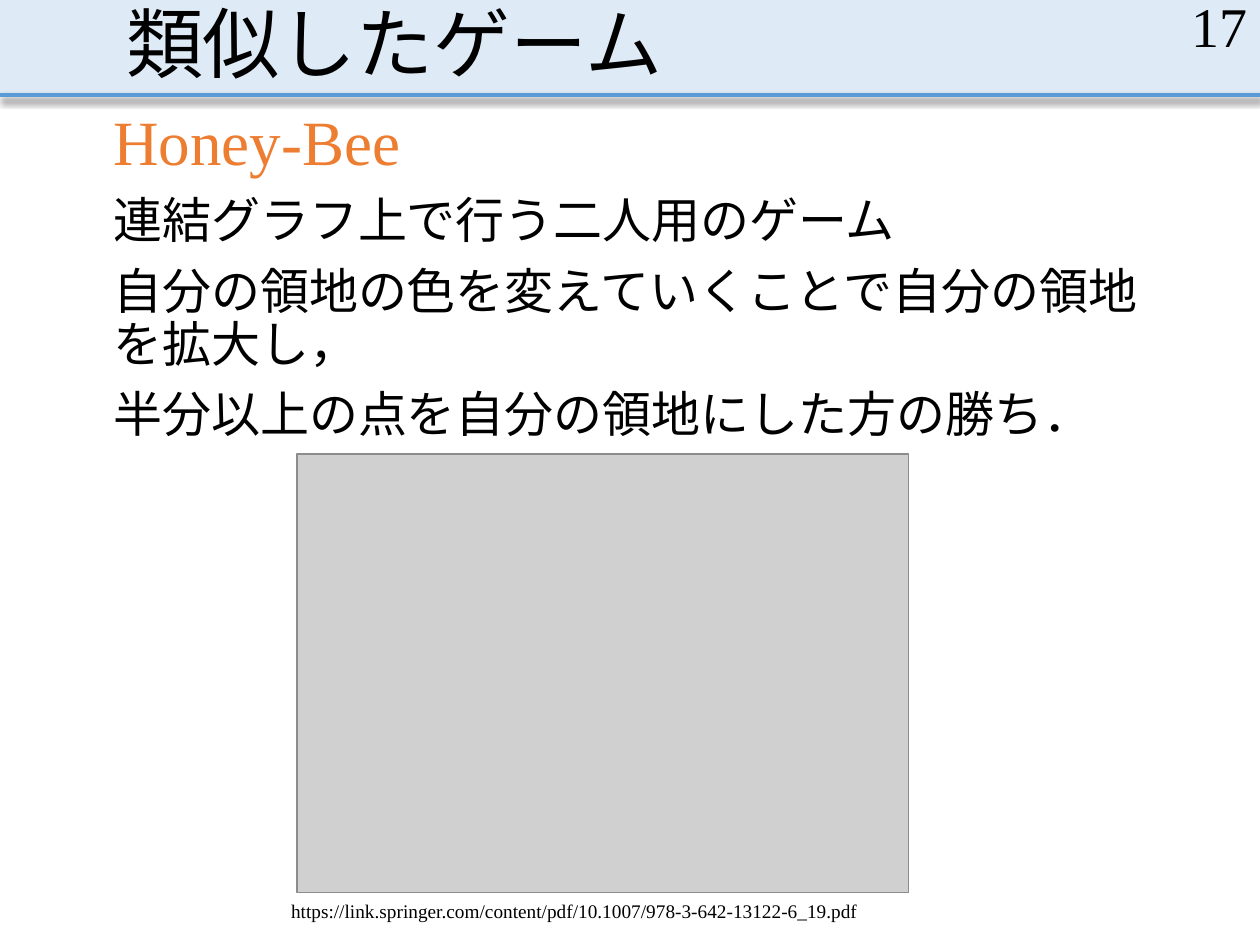
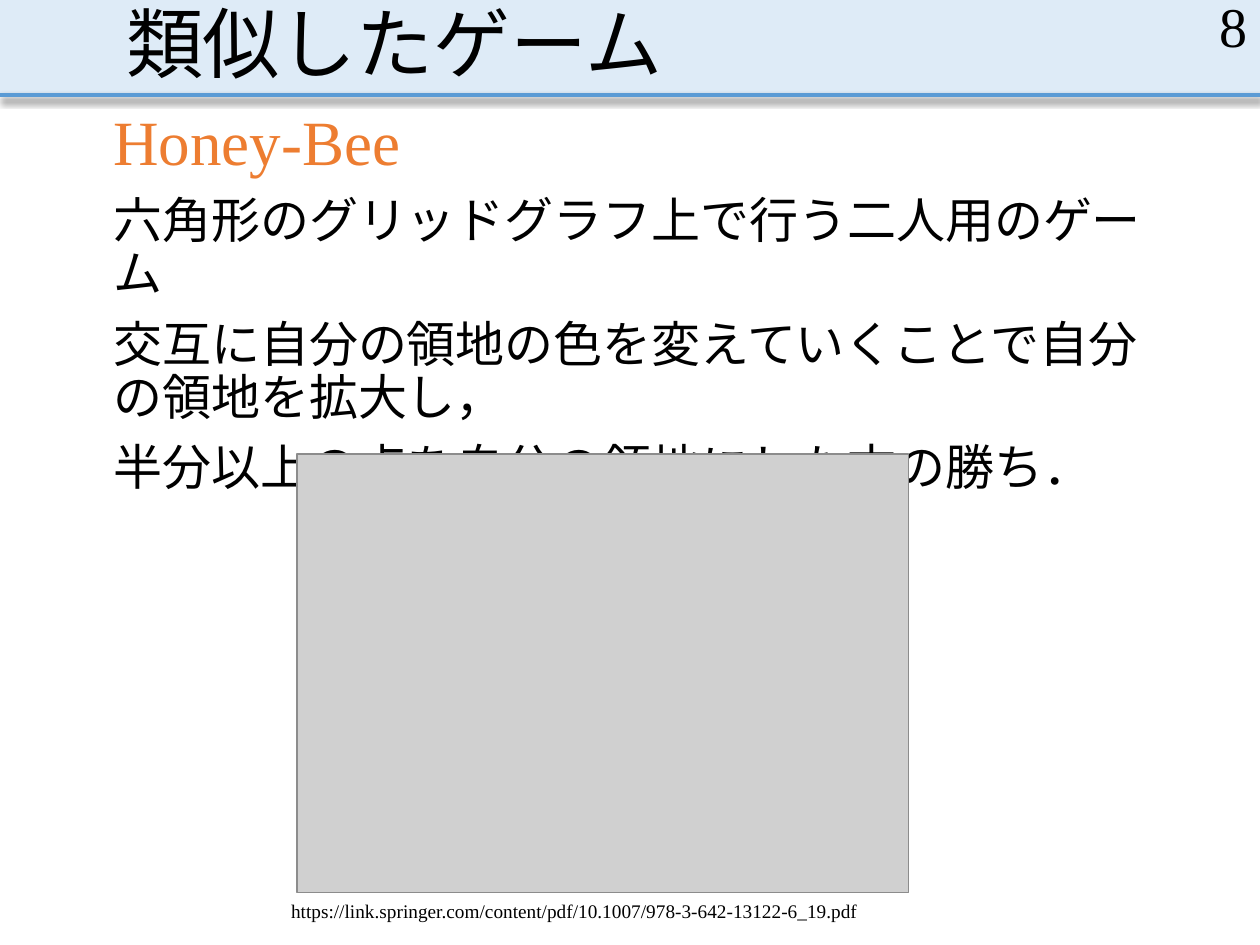
Before and after one commit to MasayaOda/SR, a slide deck: slide 8 of 中間発表1210.pptx (slide 17 before the commit). Drawn at 1260x945 pixels with LibreOffice and Linux fonts; fonts in the diff are those of the drawing; grey boxes stand for pictures. Boxes give left, top, right and bottom in pixels: in the first picture for what was removed or moved away, otherwise in the second. Text is boxed around its words. In the diff, an @@ line names an element or a change of style, - is before the commit and + after.

```diff
--- a/中間発表1210.pptx
+++ b/中間発表1210.pptx
@@ page number at [1219,9,1247,48]: text changed @@
-17
+8
@@ text at [113,196,1141,420]: text changed @@
-連結グラフ上で行う二人用のゲーム
-自分の領地の色を変えていくことで自分の領地を拡大し，
+六角形のグリッドグラフ上で行う二人用のゲーム
+交互に自分の領地の色を変えていくことで自分の領地を拡大し，
```
Also in this commit, not shown: 11 other slides changed, 8 slides added, 2 slides removed, 5 other files.
